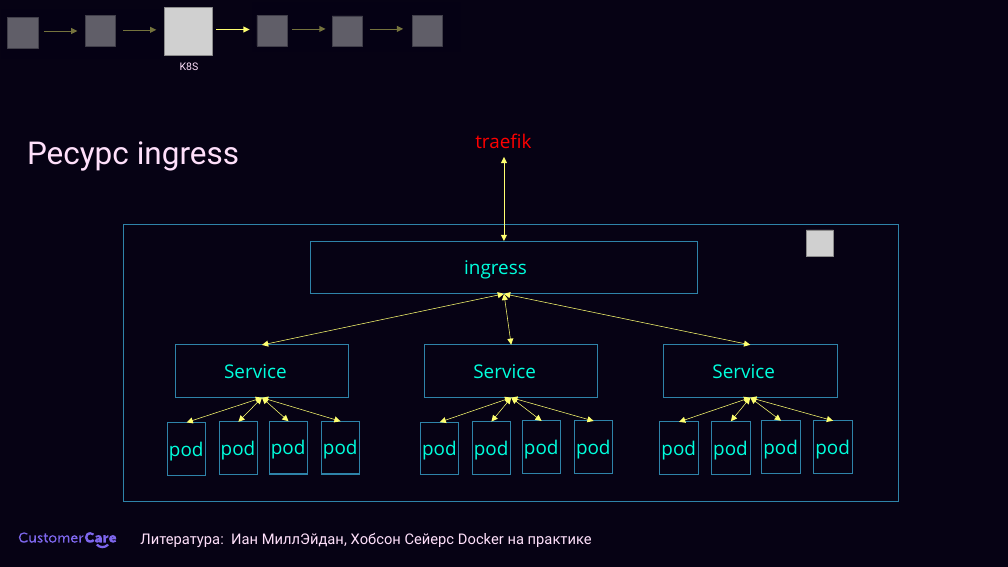
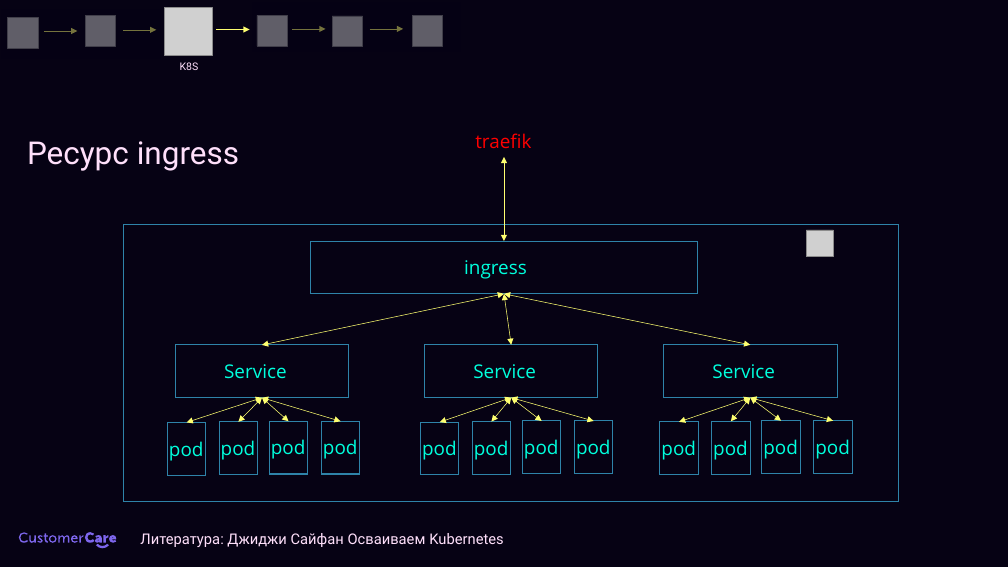
Before and after one commit to kudddy/simple-app-docker-k8s-for-school21, a slide deck: slide 20 of devops.pptx. Drawn at 1008x567 pixels with LibreOffice and Linux fonts; fonts in the diff are those of the drawing; grey boxes stand for pictures. Boxes give left, top, right and bottom in pixels: in the first picture for what was removed or moved away, otherwise in the second. Text is boxed around its words. In the diff, an @@ line names an element or a change of style, - is before the commit and + after.

```diff
--- a/devops.pptx
+++ b/devops.pptx
@@ text at bbox=[140, 533, 503, 547]: text changed @@
-Литература: Иан МиллЭйдан, Хобсон Сейерс Docker на практике
+Литература: Джиджи Сайфан Осваиваем Kubernetes
```
Also in this commit, not shown: 1 other slide changed, 4 other files.
